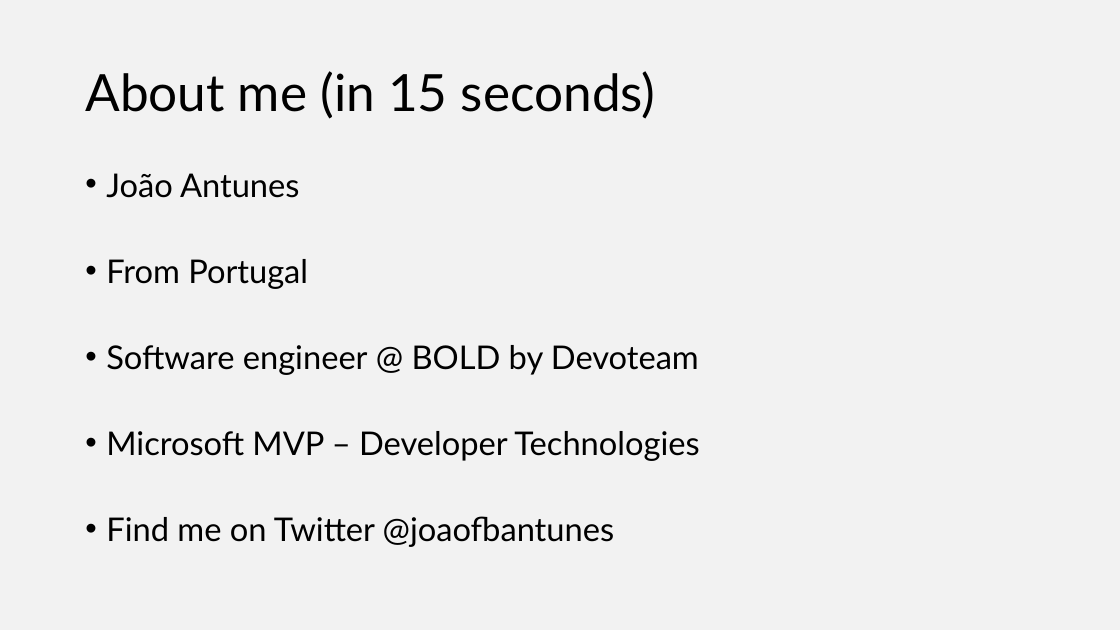
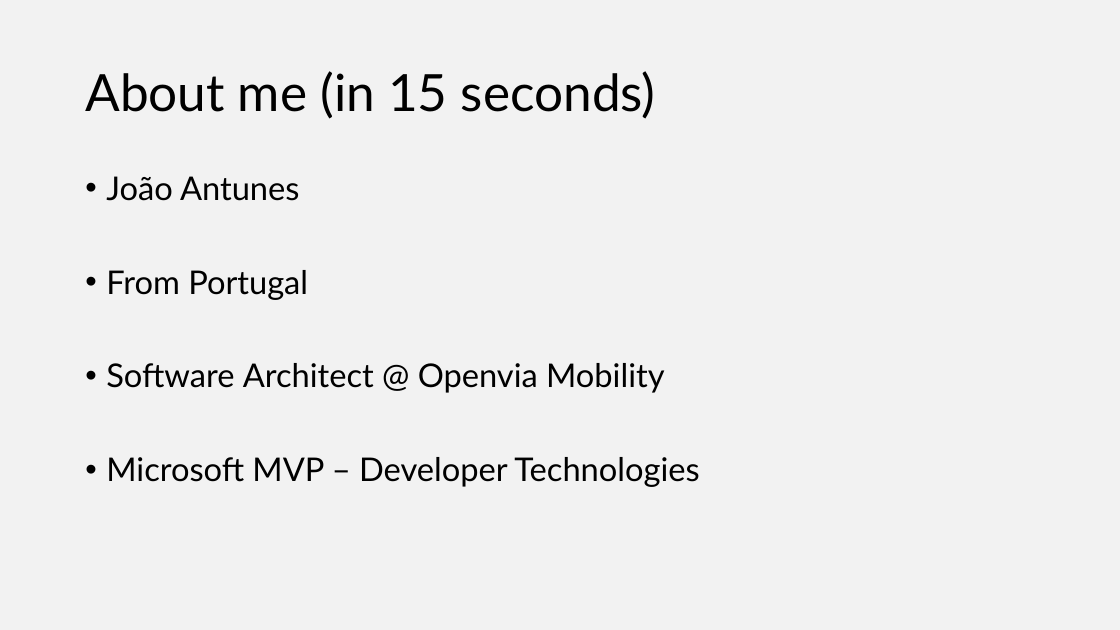
Before and after one commit to joaofbantunes/OOPsIDidItAgain, a slide deck: slide 2 of presentation/OOPsIDidItAgain.pptx. Drawn at 1120x630 pixels with LibreOffice and Linux fonts; fonts in the diff are those of the drawing. Boxes give left, top, right and bottom in pixels: in the first picture for what was removed or moved away, otherwise in the second. Text is boxed around its words. In the diff, an @@ line names an element or a change of style, - is before the commit and + after.

```diff
--- a/presentation/OOPsIDidItAgain.pptx
+++ b/presentation/OOPsIDidItAgain.pptx
@@ text at bbox=[106, 176, 699, 487]: line spacing 0.8 to 0.9 @@
@@ text at bbox=[106, 363, 664, 393]: text changed @@
-• Software engineer @ BOLD by Devoteam
+• Software Architect @ Openvia Mobility
@@ text at bbox=[106, 516, 614, 547]: paragraph removed @@
-• Find me on Twitter @joaofbantunes
```
Also in this commit, not shown: 9 other slides changed, 1 slide added, 1 other file.
